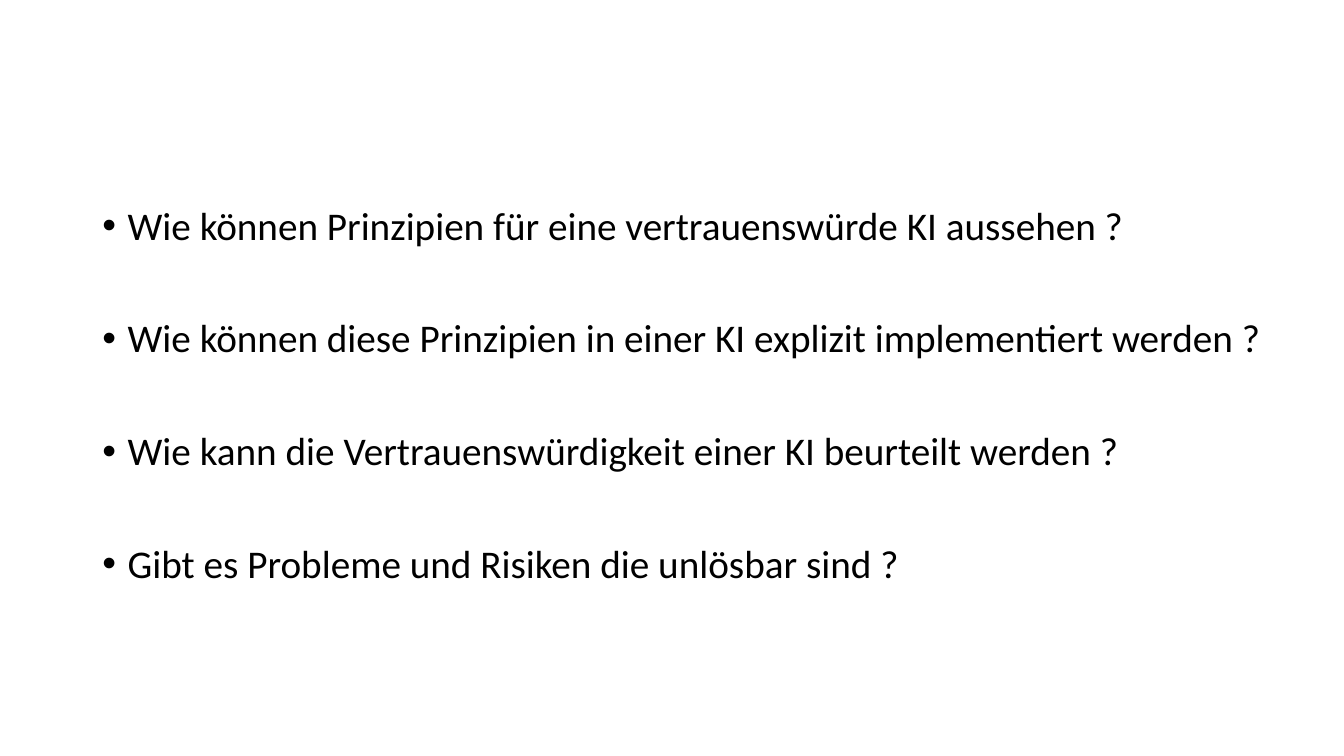
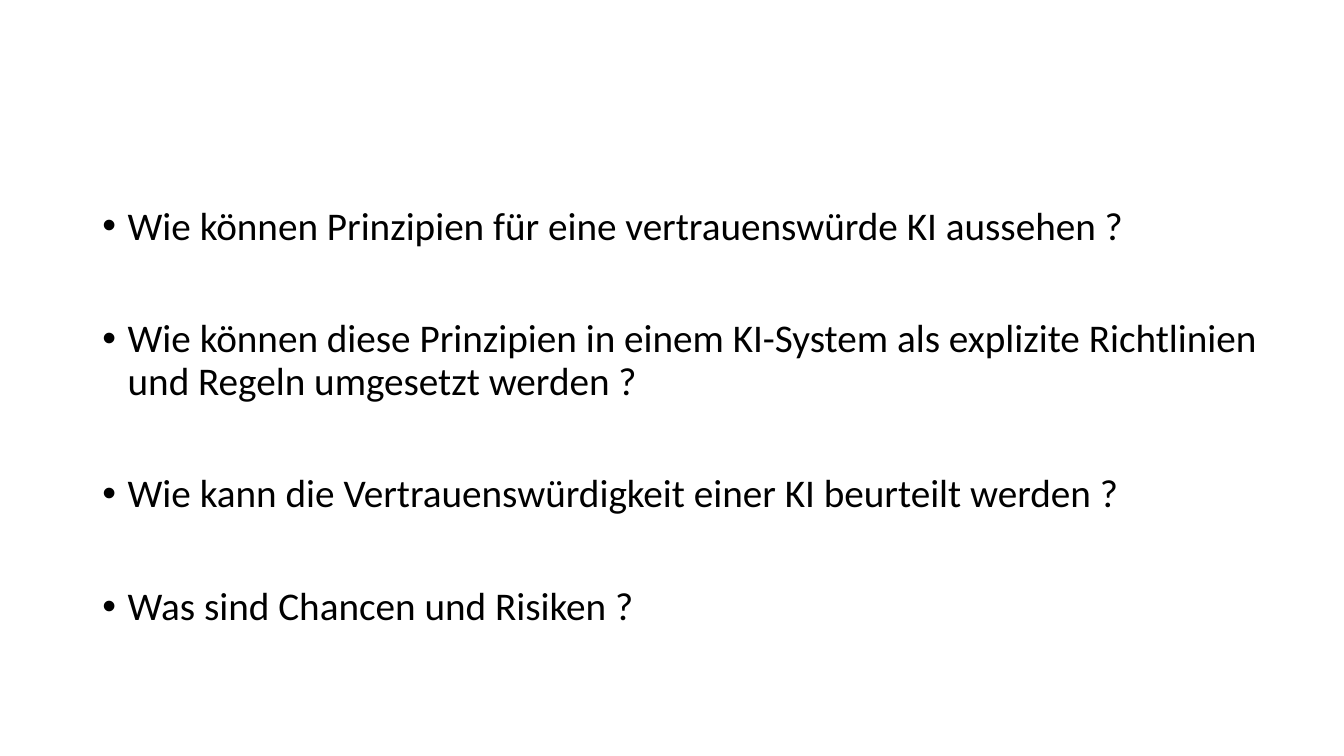
Before and after one commit to bosinoliver/ros-kinect-roboticarm, a slide deck: slide 14 of Kognitive Systeme Vortrag/Ethics in AI.pptx. Drawn at 1344x756 pixels with LibreOffice and Linux fonts; fonts in the diff are those of the drawing; background and template pictures are left out. Boxes give left, top, right and bottom in pixels: in the first picture for what was removed or moved away, otherwise in the second. Text is boxed around its words. In the diff, an @@ line names an element or a change of style, - is before the commit and + after.

```diff
--- a/Kognitive Systeme Vortrag/Ethics in AI.pptx
+++ b/Kognitive Systeme Vortrag/Ethics in AI.pptx
@@ text at bbox=[128, 324, 1257, 402]: text changed @@
-• Wie können diese Prinzipien in einer KI explizit implementiert werden ?
+• Wie können diese Prinzipien in einem KI-System als explizite Richtlinien und Regeln umgesetzt werden ?
@@ text at bbox=[128, 592, 606, 621]: text changed @@
-• Gibt es Probleme und Risiken die unlösbar sind ?
+• Was sind Chancen und Risiken ?
```
Also in this commit, not shown: 2 other slides changed, 7 slides added, 2 other files.
